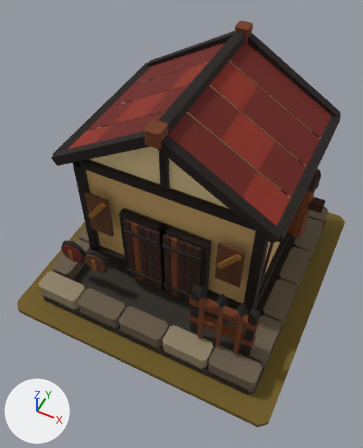
One commit to the glTF model art/barracks_t2/barracks_t2.glb: the scene before it, then after it.
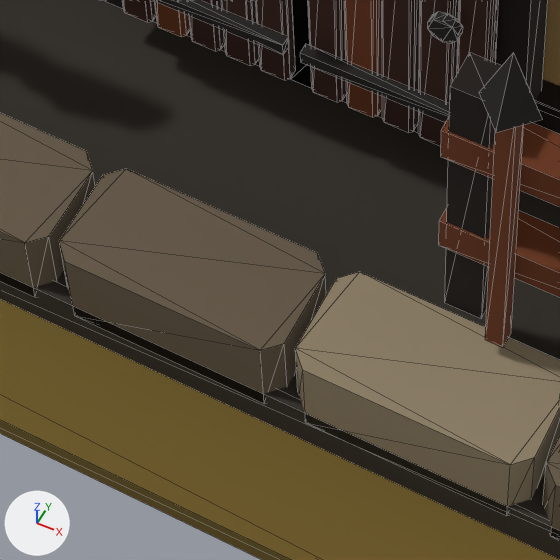
There are two pictures of each version: one whole from a 50 mm lens placed at (1.22, -2.66, 3.82), pointed at (0.01, -0.24, 0.79), one close up on the part from 30% to 58% of the width and 61% to 84% of the height. Arrows for +X, +Y and +Z are at lower left; the lights stay in place. The older version's two pictures come first. The close-ups show mesh edges as thin lines.

Names of what the first close-up shows: 'MMR | barracks | T02 Architecture.001', 'MMR | barracks | Tier 02 Ground.001'.
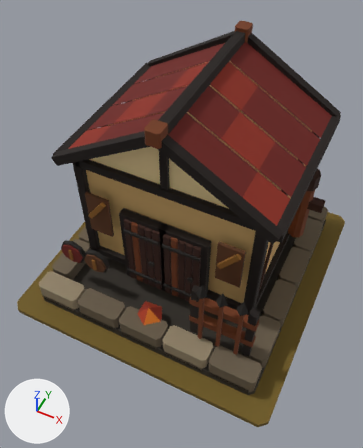
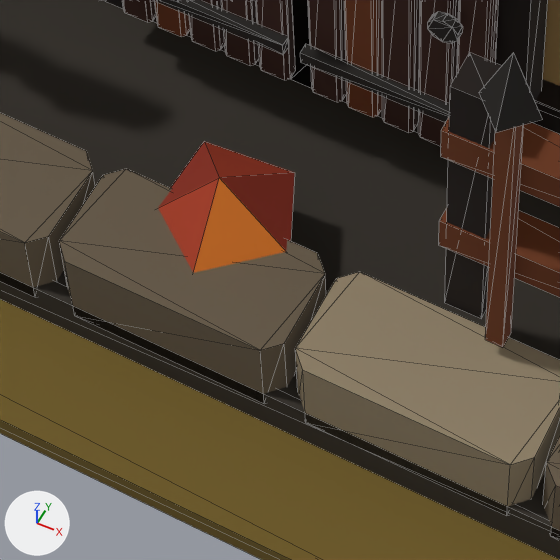
The change in detail:
Mesh me_mmr___barracks___t02_autumn_dressing_001 is new.
It has 6 vertices, 5 faces and spans x -0.092..0.128, y -0.938..-0.708, z 0.215..0.315.
It uses material mat_mmr___shared_palette_atlas (picture img_mmr_shared_color_palette_64).
Object 'MMR | barracks | T02 Autumn Dressing.001' (ob_mmr___barracks___t02_autumn_dressing_001) is new; it shows me_mmr___barracks___t02_autumn_dressing_001.
Its location is (0.0, 0.0, 0.05).

Boxes (x1, y1, x2, y2) around the edits, measured in the close-ups (560 x 560 px):
'MMR | barracks | T02 Autumn Dressing.001', added (red)
    after: (158, 141, 295, 273)
